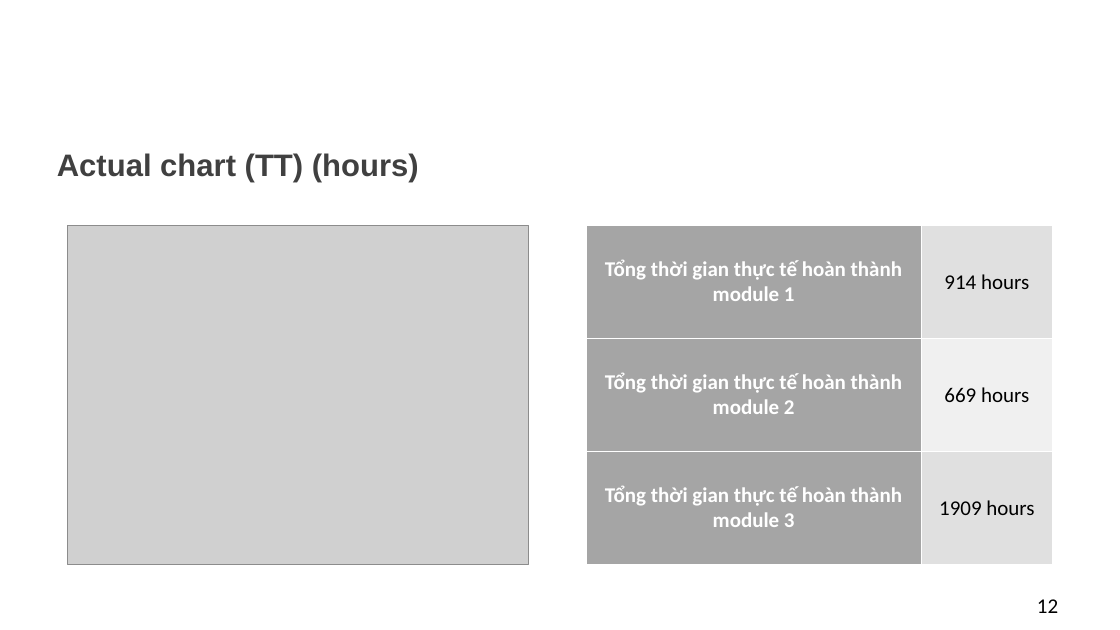
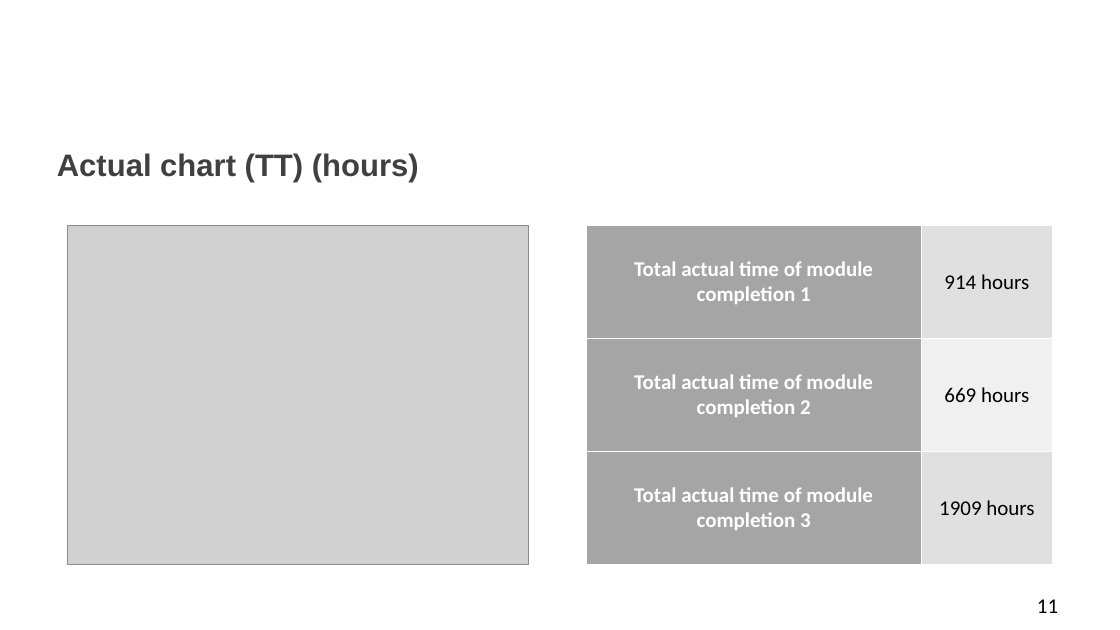
Before and after one commit to DamianHuynh/Capstone-Project, a slide deck: slide 11 of Improgress/PM-3.pptx (slide 12 before the commit). Drawn at 1120x630 pixels with LibreOffice and Linux fonts; fonts in the diff are those of the drawing; grey boxes stand for pictures; background and template pictures are left out. Boxes give left, top, right and bottom in pixels: in the first picture for what was removed or moved away, otherwise in the second. Text is boxed around its words. In the diff, an @@ line names an element or a change of style, - is before the commit and + after.

```diff
--- a/Improgress/PM-3.pptx
+++ b/Improgress/PM-3.pptx
@@ table at bbox=[586, 225, 1053, 565] @@
-row 1, column 1: Tổng thời gian thực tế hoàn thành module 1
+row 1, column 1: Total actual time of module completion 1
-row 2, column 1: Tổng thời gian thực tế hoàn thành module 2
+row 2, column 1: Total actual time of module completion 2
-row 3, column 1: Tổng thời gian thực tế hoàn thành module 3
+row 3, column 1: Total actual time of module completion 3
@@ page number at bbox=[1037, 599, 1058, 613]: text changed @@
-12
+11
```
Also in this commit, not shown: 6 other slides changed, 1 slide added, 2 slides removed.
